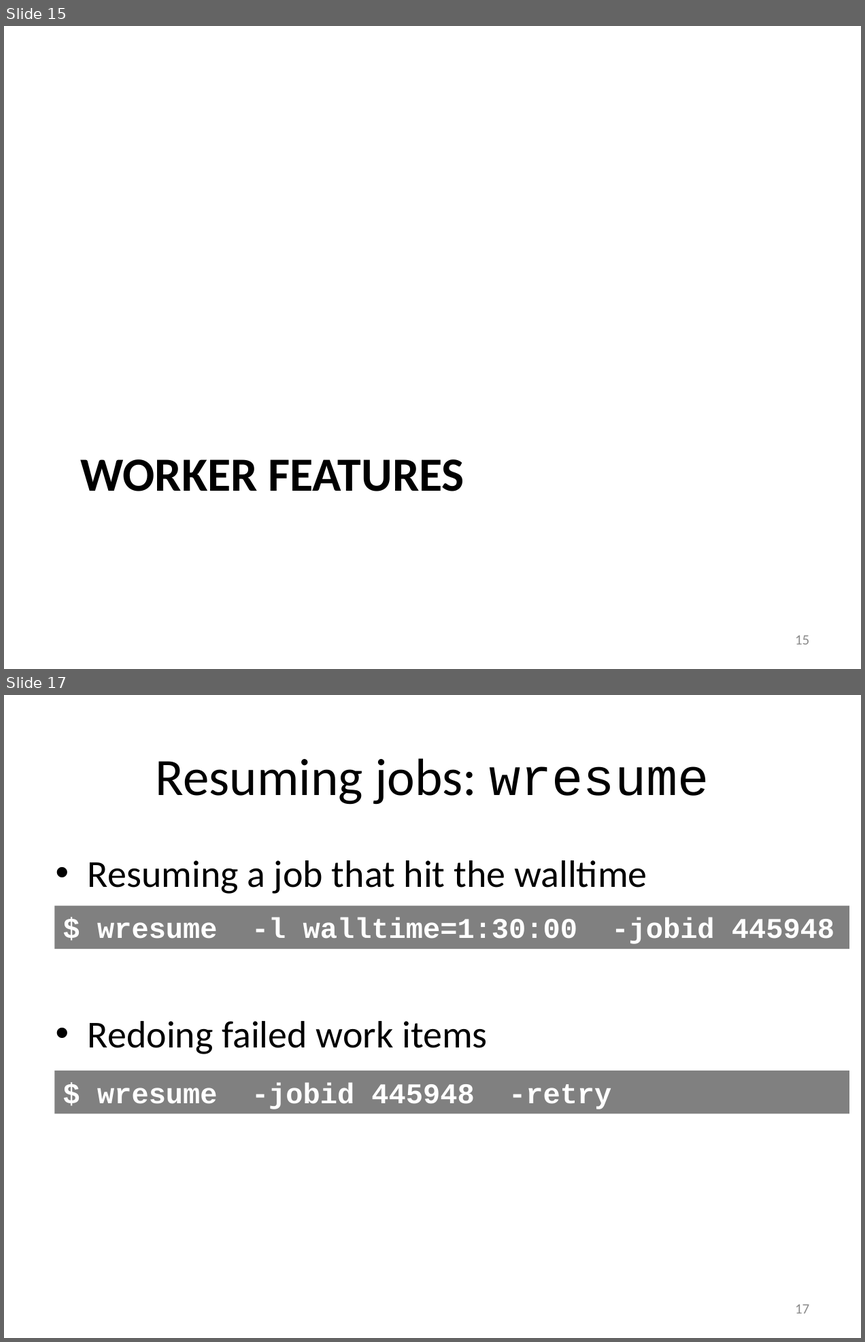
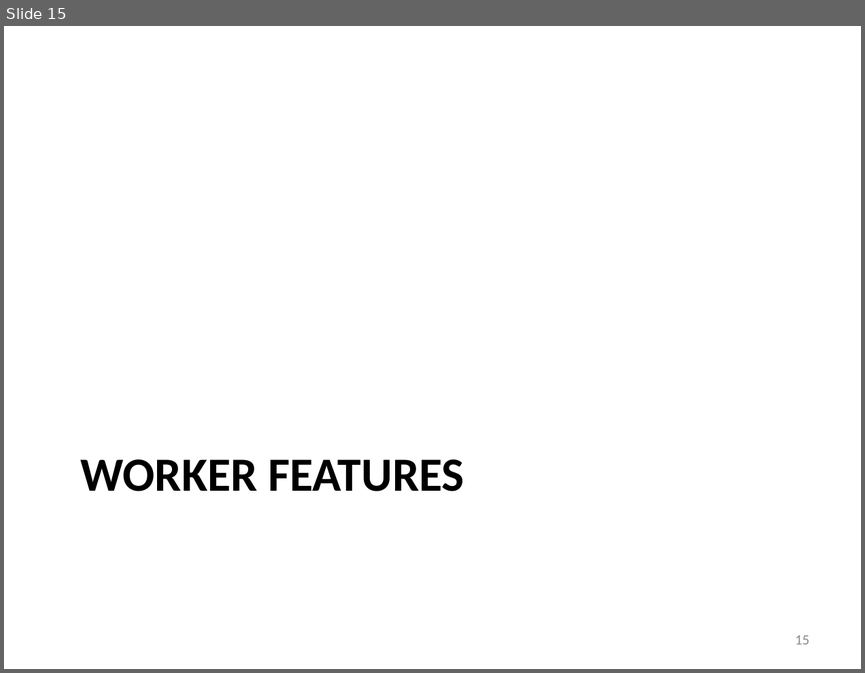
Before and after one commit to gjbex/worker-and-atools, a slide deck: worker_atools.pptx. Shown one above the other, each under a label of ours: slides 15 and 17 before the commit, slide 15 after it; the slides between them are not shown. The pictures are 865x1342 and 865x673 pixels, drawn with LibreOffice and Linux fonts; fonts in the diff are those of the drawing. Boxes give left, top, right and bottom in pixels: in the first picture for what was removed or moved away, otherwise in the second. Text is boxed around its words. In the diff, an @@ line names an element or a change of style, - is before the commit and + after.

```diff
--- a/worker_atools.pptx
+++ b/worker_atools.pptx
@@ slide 17 removed at bbox=[4, 695, 861, 1338], background #FFFFFF @@
@@ title removed at bbox=[156, 758, 708, 804] @@
-Resuming jobs: wresume
@@ text removed at bbox=[88, 860, 647, 1054] @@
-• Resuming a job that hit the walltime
-• Redoing failed work items
@@ rectangle removed at bbox=[54, 906, 849, 949] @@
-$ wresume -l walltime=1:30:00 -jobid 445948
@@ rectangle removed at bbox=[54, 1070, 849, 1113] @@
-$ wresume -jobid 445948 -retry
@@ page number removed at bbox=[795, 1304, 809, 1313] @@
-17
```
Also in this commit, not shown: 14 slides changed, 1 other slide removed.
